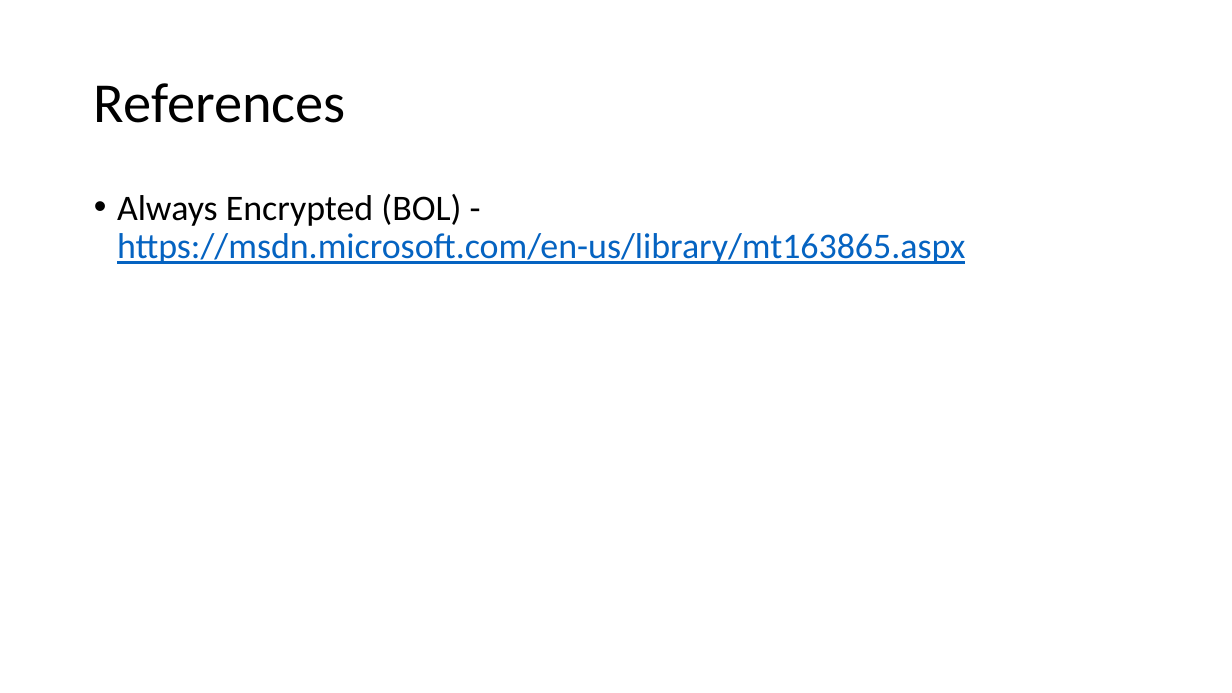
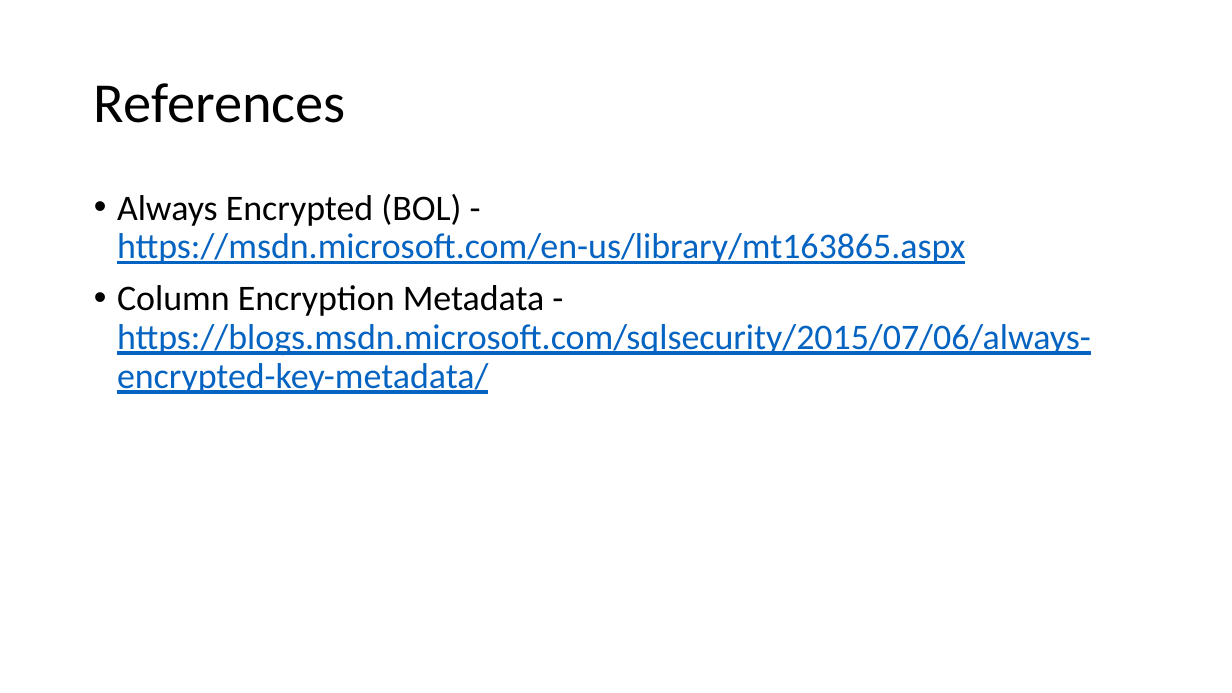
Before and after one commit to way0utwest/EndtoEndAlwaysEncrypted, a slide deck: slide 23 of EndtoEndAlwaysEncrypted.pptx (slide 22 before the commit). Drawn at 1232x693 pixels with LibreOffice and Linux fonts; fonts in the diff are those of the drawing. Boxes give left, top, right and bottom in pixels: in the first picture for what was removed or moved away, otherwise in the second. Text is boxed around its words. In the diff, an @@ line names an element or a change of style, - is before the commit and + after.

```diff
--- a/EndtoEndAlwaysEncrypted.pptx
+++ b/EndtoEndAlwaysEncrypted.pptx
@@ text at <box>117,285,1091,394</box>: paragraph added @@
+• Column Encryption Metadata - https://blogs.msdn.microsoft.com/sqlsecurity/2015/07/06/always-encrypted-key-metadata/
```
Also in this commit, not shown: 3 other slides changed, 2 slides added, 14 other files.
